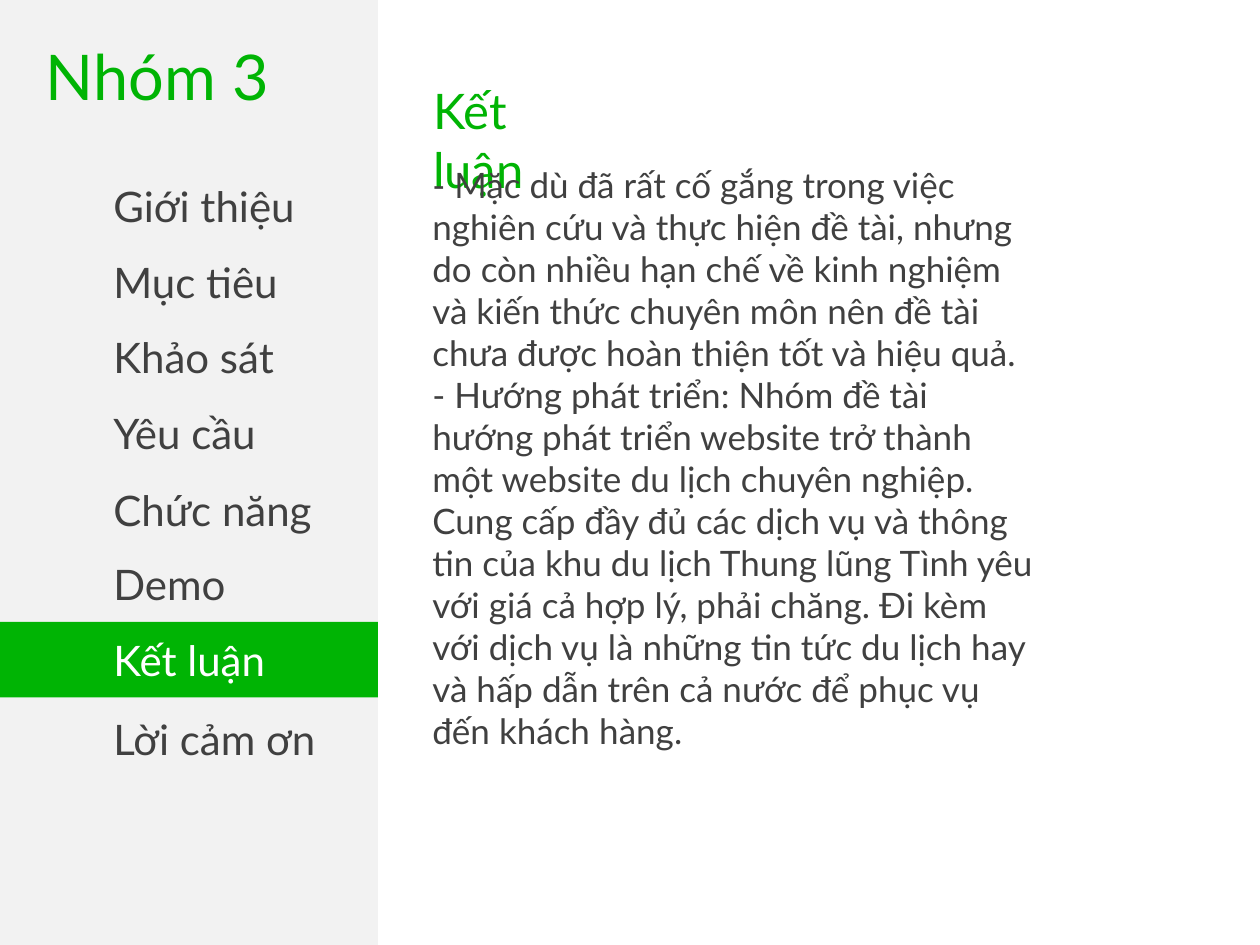
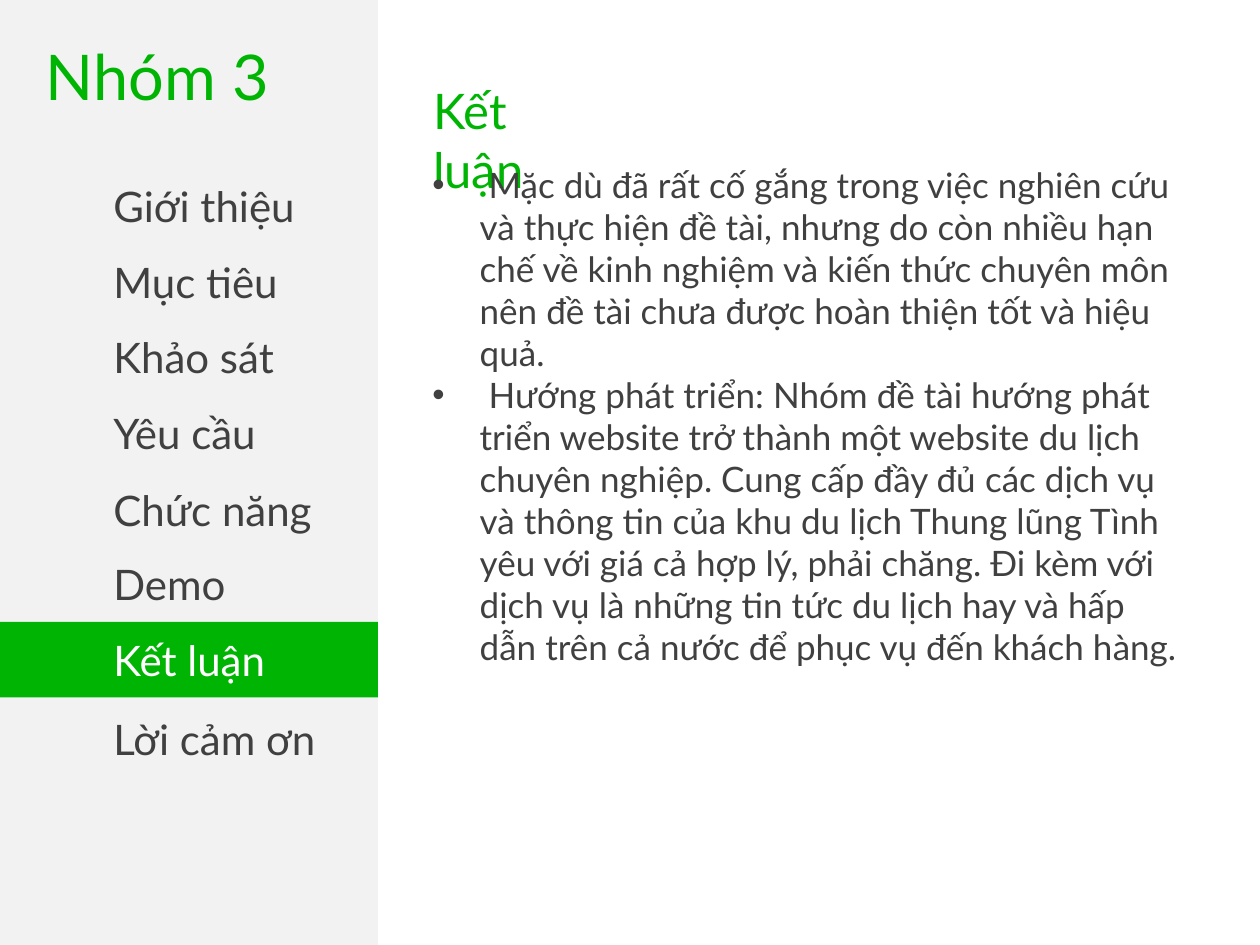
Before and after one commit to xknguyen/quan-li-diem-du-lich, a slide deck: slide 8 of BaoCao/BaoCaov1.pptx. Drawn at 1260x945 pixels with LibreOffice and Linux fonts; fonts in the diff are those of the drawing. Boxes give left, top, right and bottom in pixels: in the first picture for what was removed or moved away, otherwise in the second. Text is boxed around its words. In the diff, an @@ line names an element or a change of style, - is before the commit and + after.

```diff
--- a/BaoCao/BaoCaov1.pptx
+++ b/BaoCao/BaoCaov1.pptx
@@ text at (480, 168, 1176, 667): text changed @@
-- Mặc dù đã rất cố gắng trong việc nghiên cứu và thực hiện đề tài, nhưng do còn nhiều hạn chế về kinh nghiệm và kiến thức chuyên môn nên đề tài chưa được hoàn thiện tốt và hiệu quả.
-- Hướng phát triển: Nhóm đề tài hướng phát triển website trở thành một website du lịch chuyên nghiệp. Cung cấp đầy đủ các dịch vụ và thông tin của khu du lịch Thung lũng Tình yêu với giá cả hợp lý, phải chăng. Đi kèm với dịch vụ là những tin tức du lịch hay và hấp dẫn trên cả nước để phục vụ đến khách hàng.
+• Mặc dù đã rất cố gắng trong việc nghiên cứu và thực hiện đề tài, nhưng do còn nhiều hạn chế về kinh nghiệm và kiến thức chuyên môn nên đề tài chưa được hoàn thiện tốt và hiệu quả.
+• Hướng phát triển: Nhóm đề tài hướng phát triển website trở thành một website du lịch chuyên nghiệp. Cung cấp đầy đủ các dịch vụ và thông tin của khu du lịch Thung lũng Tình yêu với giá cả hợp lý, phải chăng. Đi kèm với dịch vụ là những tin tức du lịch hay và hấp dẫn trên cả nước để phục vụ đến khách hàng.
```
Also in this commit, not shown: 1 other slide changed, 1 other file.
